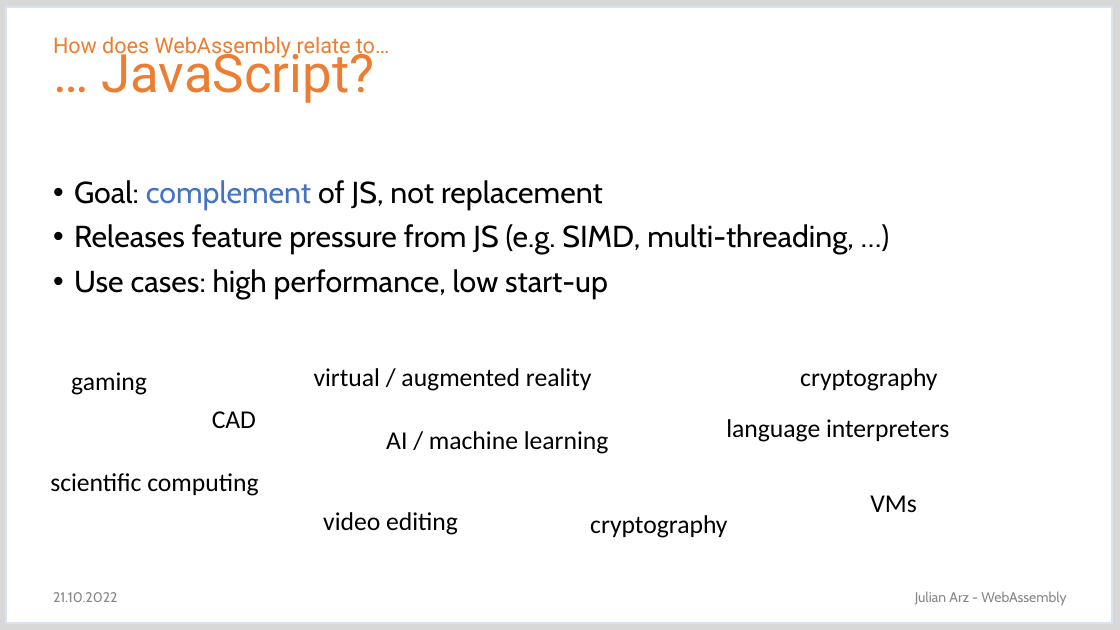
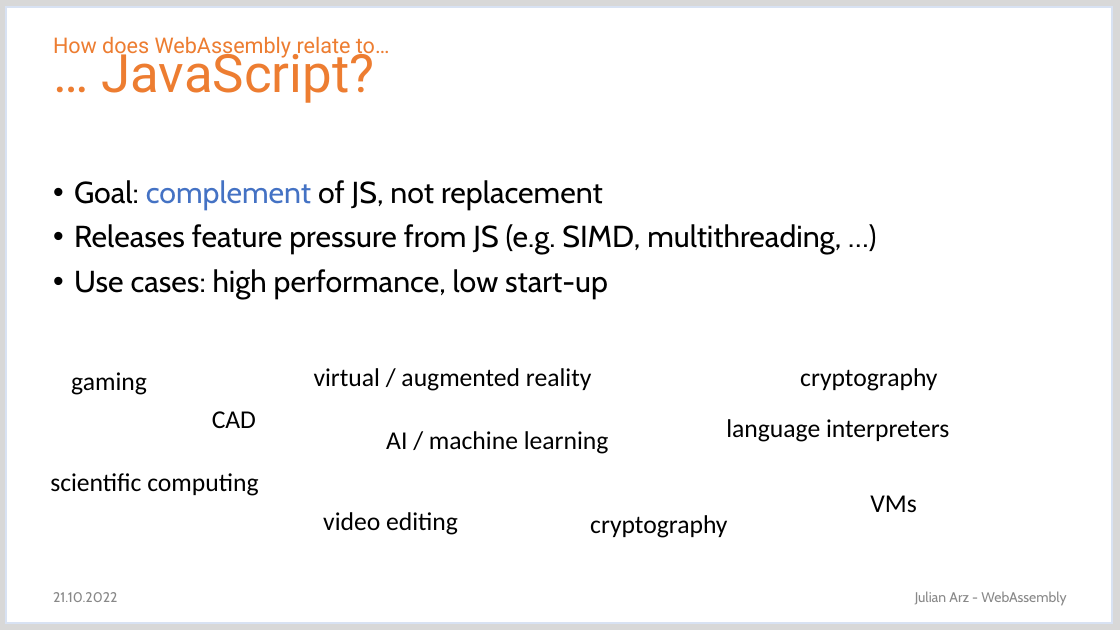
Before and after one commit to j-blue-arz/wasm-intro, a slide deck: slide 14 of webassembly_slides.odp (slide 13 before the commit). Drawn at 1120x630 pixels with LibreOffice and Linux fonts; fonts in the diff are those of the drawing. Boxes give left, top, right and bottom in pixels: in the first picture for what was removed or moved away, otherwise in the second. Text is boxed around its words. In the diff, an @@ line names an element or a change of style, - is before the commit and + after.

Commit message:
updates slides

```diff
--- a/webassembly_slides.odp
+++ b/webassembly_slides.odp
@@ text at <box>74,224,841,255</box>: text changed @@
-• Releases feature pressure from JS (e.g. SIMD, multi-threading, …)
+• Releases feature pressure from JS (e.g. SIMD, multithreading, …)
```
Also in this commit, not shown: 6 other slides changed, 1 slide added, 2 other files.
